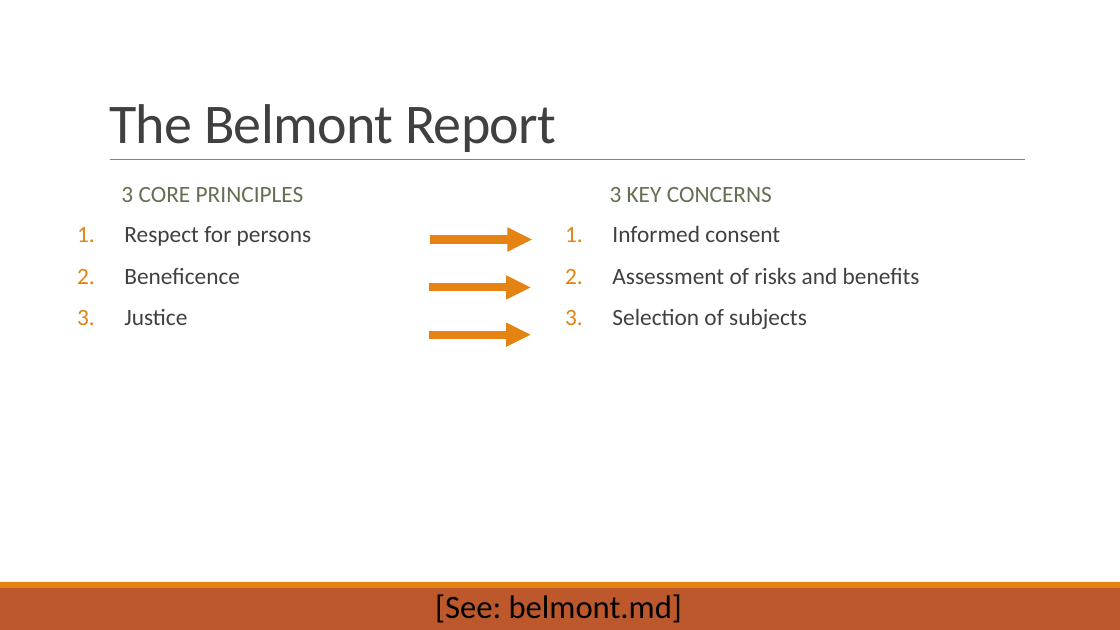
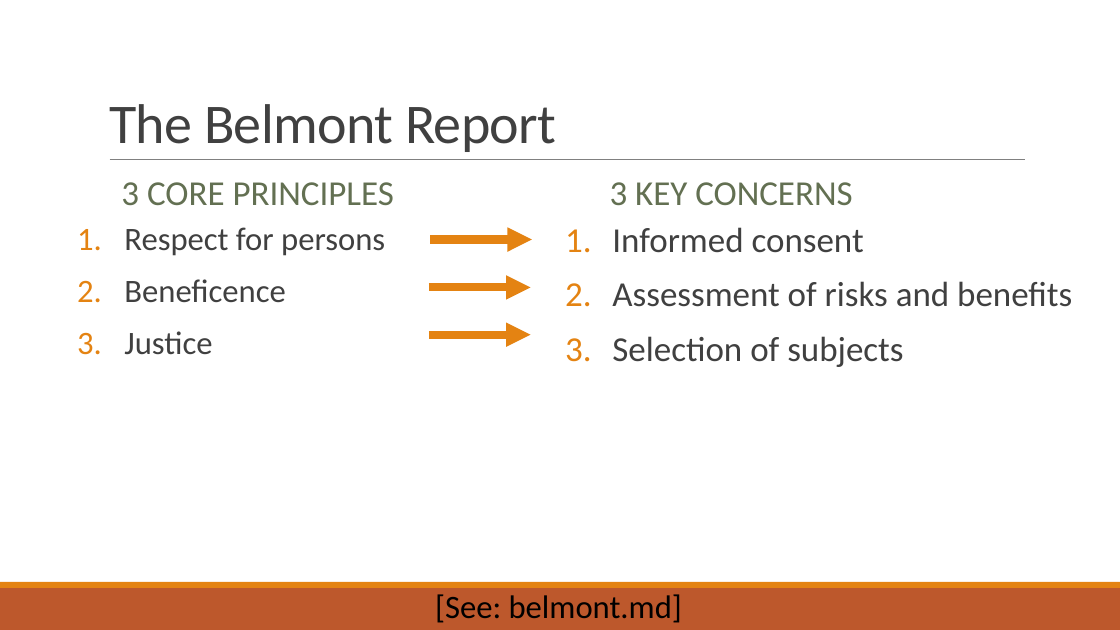
Before and after one commit to dhsouthbend/ethics, a slide deck: slide 9 of slides_ethics.pptx. Drawn at 1120x630 pixels with LibreOffice and Linux fonts; fonts in the diff are those of the drawing. Boxes give left, top, right and bottom in pixels: in the first picture for what was removed or moved away, otherwise in the second. Text is boxed around its words. In the diff, an @@ line names an element or a change of style, - is before the commit and + after.

```diff
--- a/slides_ethics.pptx
+++ b/slides_ethics.pptx
@@ text "Respect for persons" at [124,227,385,355]: size 20 to 28 pt @@
@@ size 20 to 30 pt in 3 elements at [121,182,394,205], [610,182,852,205], [612,227,1072,367] @@
```
Also in this commit, not shown: 12 other slides changed, 2 slides added, 5 slides removed, 1 other file.
